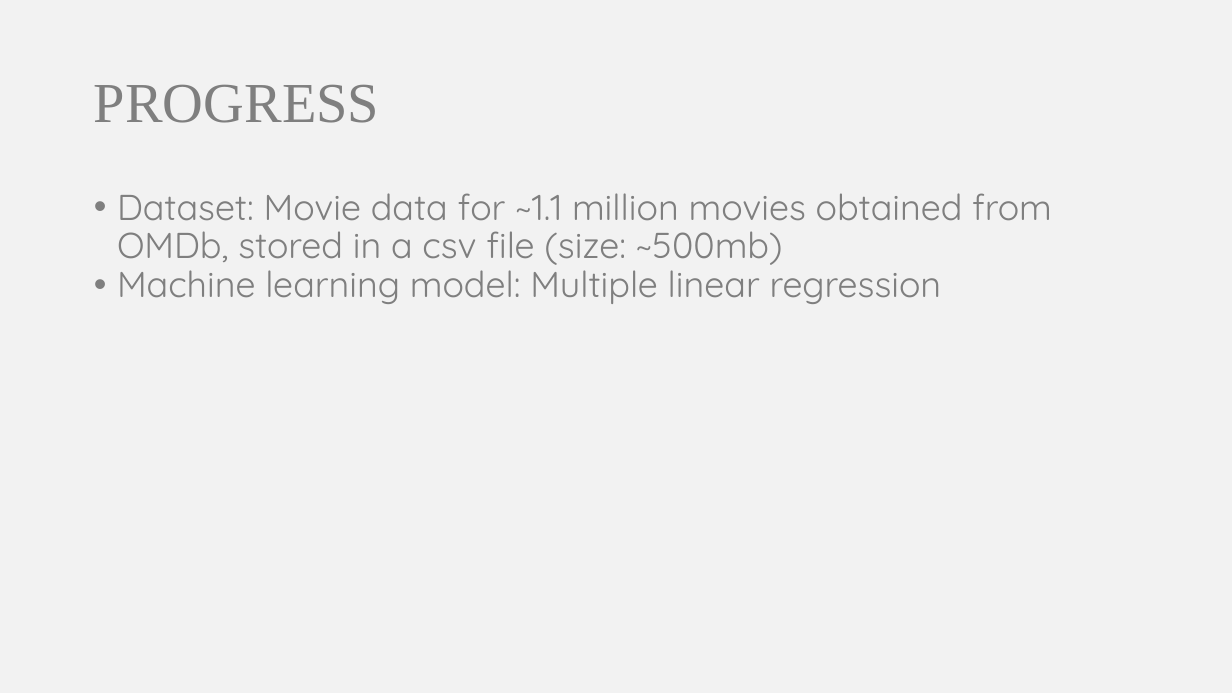
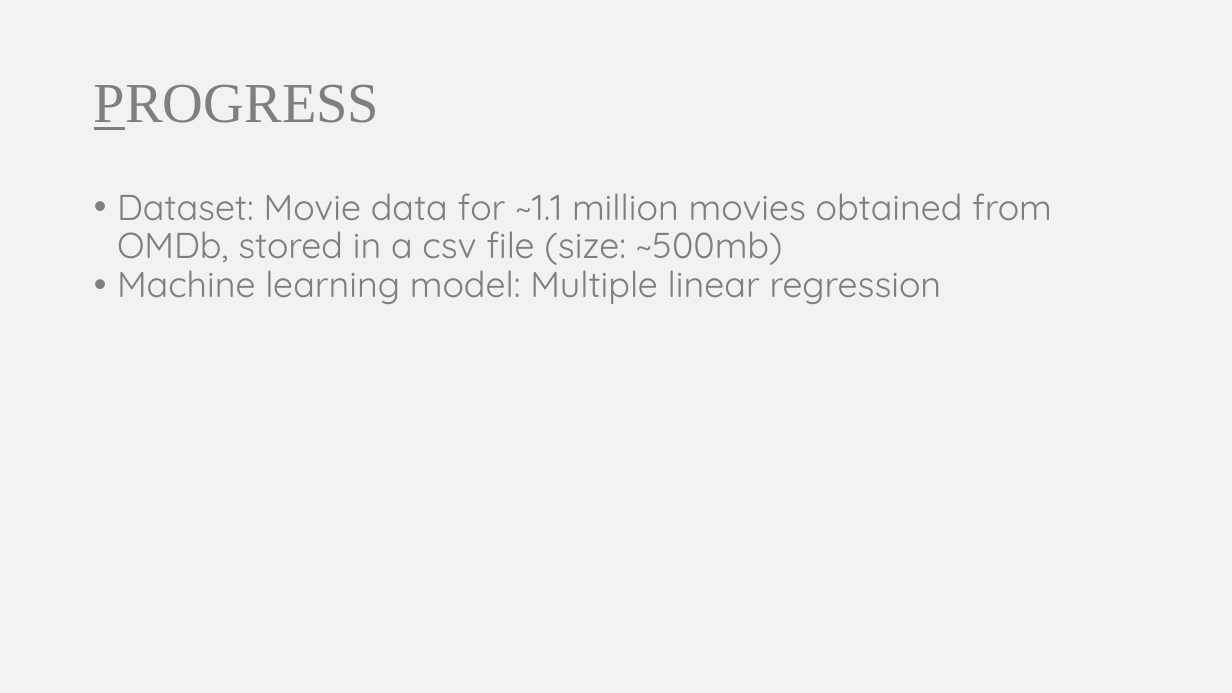
Before and after one commit to somyamohanty/Data_Dawgs, a slide deck: slide 3 of presentations/Presentation 2.pptx. Drawn at 1232x693 pixels with LibreOffice and Linux fonts; fonts in the diff are those of the drawing. Boxes give left, top, right and bottom in pixels: in the first picture for what was removed or moved away, otherwise in the second. Text is boxed around its words. In the diff, an @@ line names an element or a change of style, - is before the commit and + after.

```diff
--- a/presentations/Presentation 2.pptx
+++ b/presentations/Presentation 2.pptx
@@ title "PROGRESS" at [94, 84, 379, 130]: underline on in "PROGRESS" @@
```
Also in this commit, not shown: 9 other slides changed, 2 slides added, 1 slide removed.
